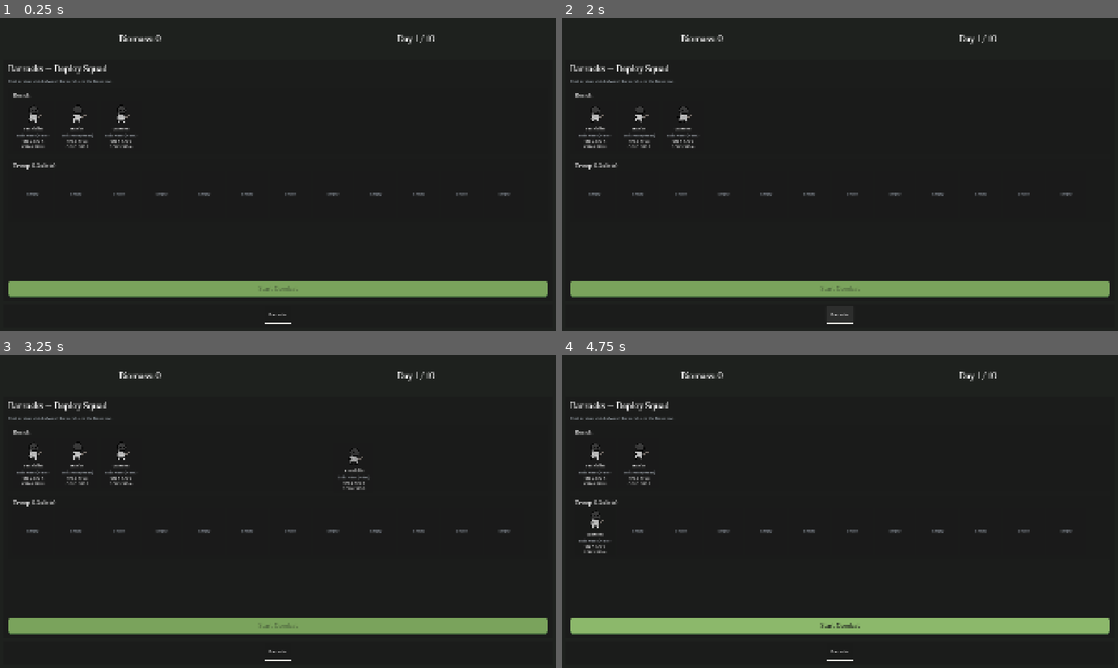
Above: before the commit, frames 1-4 (two rows, left to right).
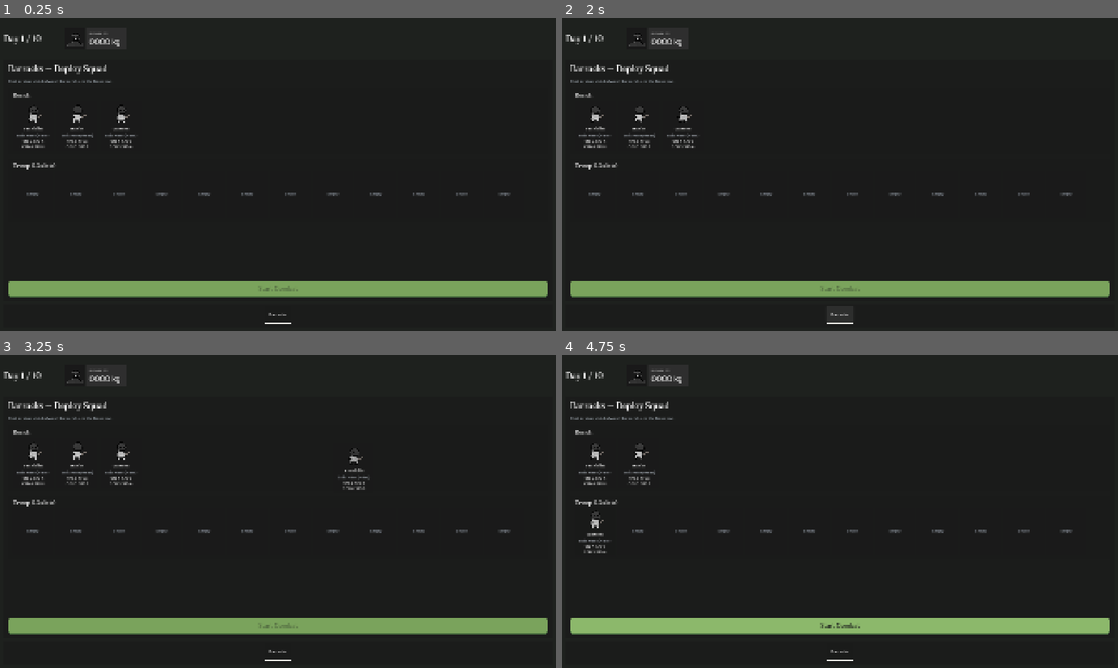
Above: after the commit, the same moments.

Repository: stonecauldron/mycelium-prototype
Game: Godot game, scene res://assets/base/base.tscn
The game is run twice, just before and just after one commit, with the same random seed, the same clock (stepped at 60 frames per second) and the same inputs.
Inputs (mouse positions are in pixels of both pictures, inside the frame that each line leads up to):
- Up to frame 1 (0.25 s): no input
- Up to frame 2 (2 s): click "Barracks" at 0.5 s; click "Barracks" at 1.25 s
- Up to frame 3 (3.25 s): click "Barracks" at 2 s; drag from (33, 461) to (333, 442) at 2.77 s
- Up to frame 4 (4.75 s): drag from (639, 461) to (812, 574) at 3.52 s; move the mouse to (684, 461) at 4.27 s; click (684, 461) at 4.42 s

The runs differ from the first frame. In frame 1, 0.4% of the frame differs, in the area x 0-79%, y 4-10%; in frame 2, 0.4%; in frame 3, 0.4%; in frame 4, 0.4%.

Commit message:
Add a biomass resource chip to the base top bar.
Show day first, then an icon + padded kg amount using Figtree on neutral panels.

Co-authored-by: Cursor <cursoragent@cursor.com>

Diff:
--- a/assets/base/base.gd
+++ b/assets/base/base.gd
@@ -13,10 +13,12 @@
 	TabId.NURSERY: preload("res://assets/base/nursery/nursery_screen.tscn"),
 }
 
+const _BIOMASS_DIGITS := 4
+
 @onready var _content_host: Control = %ContentHost
 @onready var _tab_bar: HBoxContainer = %TabBar
 @onready var _day_label: Label = %DayLabel
-@onready var _biomass_label: Label = %BiomassLabel
+@onready var _biomass_amount: Label = %BiomassAmount
 
 var _current_tab: TabId = TabId.BARRACKS
 var _current_screen: BaseScreen
@@ -33,7 +35,7 @@
 func _refresh_hud() -> void:
 	var day := clampi(GameState.get_upcoming_day(), 1, GameState.WIN_DAYS)
 	_day_label.text = "Day %d / %d" % [day, GameState.WIN_DAYS]
-	_biomass_label.text = "Biomass: %d" % GameState.biomass.amount
+	_biomass_amount.text = "%0*d kg" % [_BIOMASS_DIGITS, GameState.biomass.amount]
 
 
 func _is_tab_visible(tab_id: TabId) -> bool:
--- a/assets/base/base.tscn
+++ b/assets/base/base.tscn
@@ -2,6 +2,32 @@
 
 [ext_resource type="Script" uid="uid://cbt14lxim11pi" path="res://assets/base/base.gd" id="1_base"]
 [ext_resource type="Theme" uid="uid://b8rmvb87hj66n" path="res://assets/themes/default.tres" id="2_theme"]
+[ext_resource type="Texture2D" uid="uid://pspux35b3ad3" path="res://assets/base/biomass.png" id="3_biomass"]
+[ext_resource type="FontFile" uid="uid://f4byq12wh6ou" path="res://assets/fonts/Figtree-VariableFont_wght.ttf" id="4_figtree"]
+
+[sub_resource type="StyleBoxFlat" id="StyleBoxFlat_icon"]
+bg_color = Color(0.1, 0.1, 0.1, 1)
+corner_radius_top_left = 2
+corner_radius_top_right = 2
+corner_radius_bottom_right = 2
+corner_radius_bottom_left = 2
+
+[sub_resource type="StyleBoxFlat" id="StyleBoxFlat_info"]
+content_margin_left = 12.0
+content_margin_top = 8.0
+content_margin_right = 16.0
+content_margin_bottom = 8.0
+bg_color = Color(0.18, 0.18, 0.18, 1)
+corner_radius_top_left = 2
+corner_radius_top_right = 2
+corner_radius_bottom_right = 2
+corner_radius_bottom_left = 2
+
+[sub_resource type="FontVariation" id="Font_biomass_amount"]
+base_font = ExtResource("4_figtree")
+variation_opentype = {
+2003265652: 500
+}
 
 [node name="Base" type="Control" unique_id=1100450681]
 layout_mode = 3
@@ -41,21 +67,57 @@
 layout_mode = 2
 theme_type_variation = &"TightHBox"
 
-[node name="BiomassLabel" type="Label" parent="RootMargin/RootVBox/TopBar" unique_id=137223051]
+[node name="DayLabel" type="Label" parent="RootMargin/RootVBox/TopBar" unique_id=651698557]
+unique_name_in_owner = true
+custom_minimum_size = Vector2(200, 0)
+layout_mode = 2
+theme_type_variation = &"PageTitleLabel"
+text = "Day 1 / 10"
+vertical_alignment = 1
+
+[node name="BiomassChip" type="HBoxContainer" parent="RootMargin/RootVBox/TopBar" unique_id=1696753766]
+layout_mode = 2
+size_flags_horizontal = 0
+size_flags_vertical = 4
+theme_override_constants/separation = 0
+
+[node name="IconFrame" type="PanelContainer" parent="RootMargin/RootVBox/TopBar/BiomassChip" unique_id=695637705]
+custom_minimum_size = Vector2(72, 72)
+layout_mode = 2
+size_flags_vertical = 4
+theme_override_styles/panel = SubResource("StyleBoxFlat_icon")
+
+[node name="Icon" type="TextureRect" parent="RootMargin/RootVBox/TopBar/BiomassChip/IconFrame" unique_id=781605682]
+layout_mode = 2
+texture = ExtResource("3_biomass")
+expand_mode = 1
+stretch_mode = 5
+
+[node name="InfoFrame" type="PanelContainer" parent="RootMargin/RootVBox/TopBar/BiomassChip" unique_id=202483704]
+custom_minimum_size = Vector2(140, 72)
+layout_mode = 2
+size_flags_vertical = 4
+theme_override_styles/panel = SubResource("StyleBoxFlat_info")
+
+[node name="InfoVBox" type="VBoxContainer" parent="RootMargin/RootVBox/TopBar/BiomassChip/InfoFrame" unique_id=79314904]
+layout_mode = 2
+theme_override_constants/separation = 2
+alignment = 1
+
+[node name="BiomassTitle" type="Label" parent="RootMargin/RootVBox/TopBar/BiomassChip/InfoFrame/InfoVBox" unique_id=495073330]
+layout_mode = 2
+theme_override_colors/font_color = Color(0.72, 0.72, 0.72, 1)
+theme_override_fonts/font = SubResource("Font_biomass_amount")
+theme_override_font_sizes/font_size = 14
+text = "BIOMASS"
+
+[node name="BiomassAmount" type="Label" parent="RootMargin/RootVBox/TopBar/BiomassChip/InfoFrame/InfoVBox" unique_id=698006715]
 unique_name_in_owner = true
 layout_mode = 2
-size_flags_horizontal = 3
-theme_type_variation = &"PageTitleLabel"
-text = "Biomass: 0"
-horizontal_alignment = 1
-
-[node name="DayLabel" type="Label" parent="RootMargin/RootVBox/TopBar" unique_id=651698557]
-unique_name_in_owner = true
-layout_mode = 2
-size_flags_horizontal = 3
-theme_type_variation = &"PageTitleLabel"
-text = "Day 1 / 10"
-horizontal_alignment = 1
+theme_override_colors/font_color = Color(0.95, 0.95, 0.95, 1)
+theme_override_fonts/font = SubResource("Font_biomass_amount")
+theme_override_font_sizes/font_size = 28
+text = "0000 kg"
 
 [node name="ContentPanel" type="PanelContainer" parent="RootMargin/RootVBox" unique_id=1192633384]
 layout_mode = 2
Binary file added: assets/base/biomass.png
Not shown, added: assets/base/biomass.png.import
